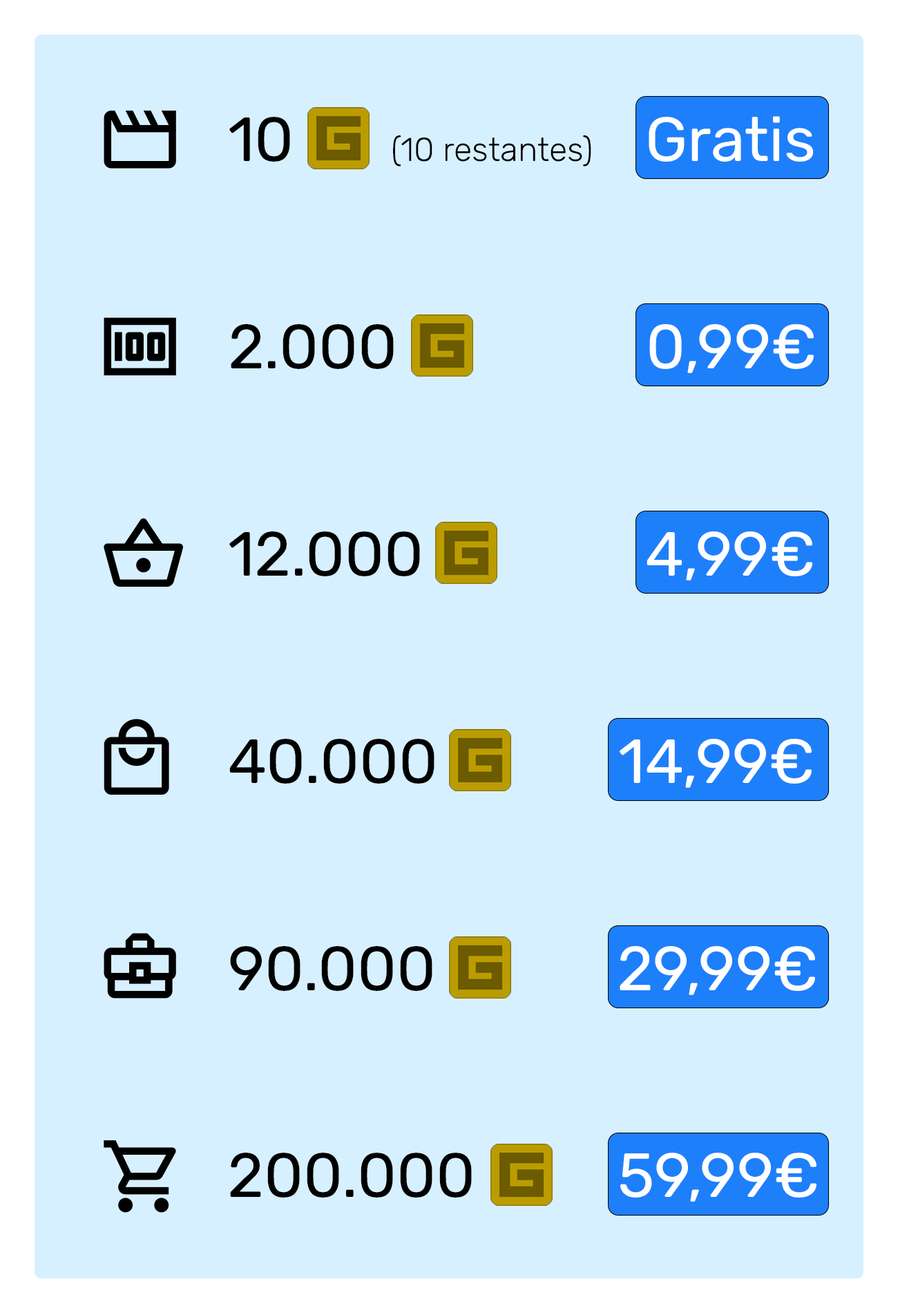
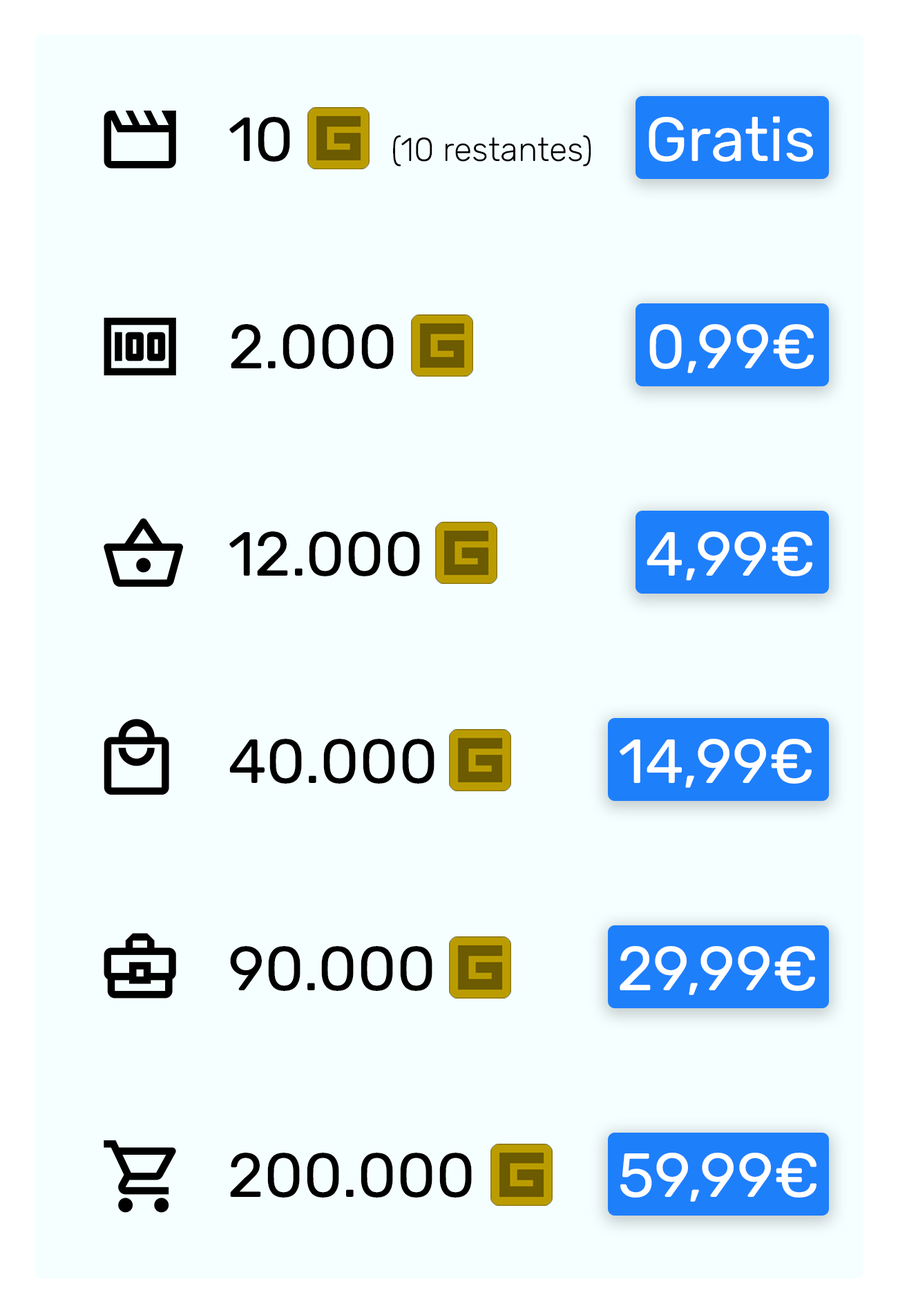
Comparing the layer stacks of the two 898x1313 images. Changes:
removed layer "Rectángulo redondeado 2" (1st of 6) over [635, 96, 830, 179]
removed layer "Rectángulo redondeado 2" (2nd of 6) over [635, 303, 830, 387]
removed layer "Rectángulo redondeado 2" (3rd of 6) over [635, 510, 830, 594]
removed layer "Rectángulo redondeado 2" (4th of 6) over [608, 717, 830, 801]
removed layer "Rectángulo redondeado 2" (5th of 6) over [608, 925, 830, 1009]
removed layer "Rectángulo redondeado 2" (6th of 6) over [608, 1132, 830, 1216]
added layer "Precio" (1st of 6) above "Precio" over [635, 96, 830, 179]
added layer "Precio" (2nd of 6) above "Precio" over [635, 303, 830, 387]
added layer "Precio" (3rd of 6) above "Precio" over [635, 510, 830, 594]
added layer "Precio" (4th of 6) above "Precio" over [608, 717, 830, 801]
added layer "Precio" (5th of 6) above "Precio" over [608, 925, 830, 1009]
added layer "Precio" (6th of 6) above "Grollies" over [608, 1132, 830, 1216]
painted on "Rectángulo redondeado 1" over [34, 34, 864, 1279]
